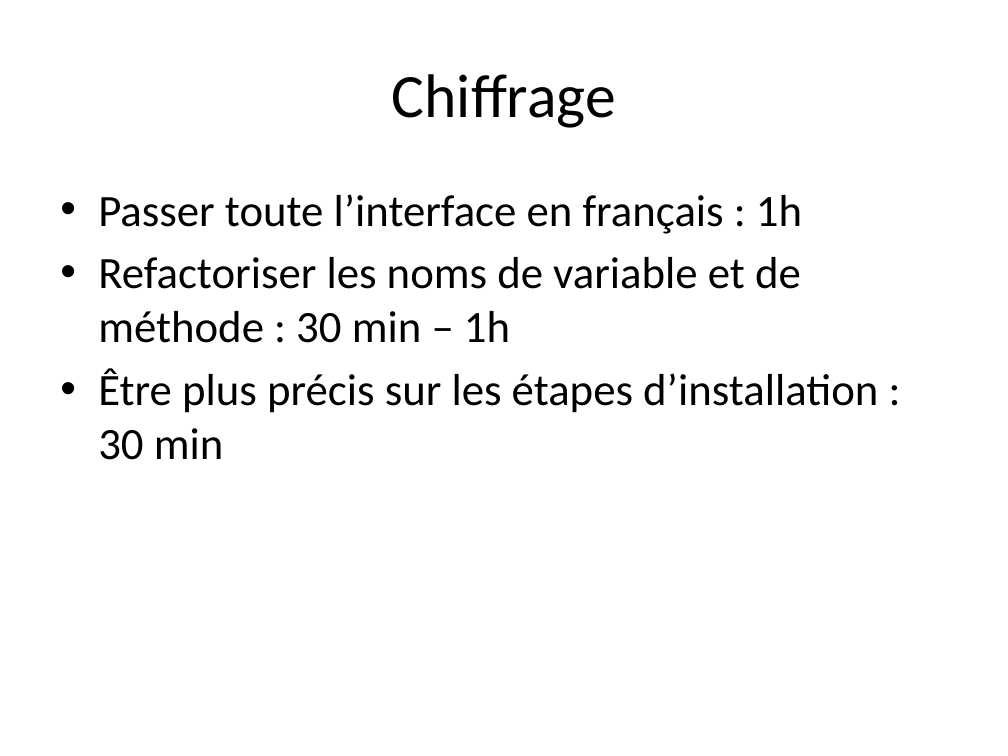
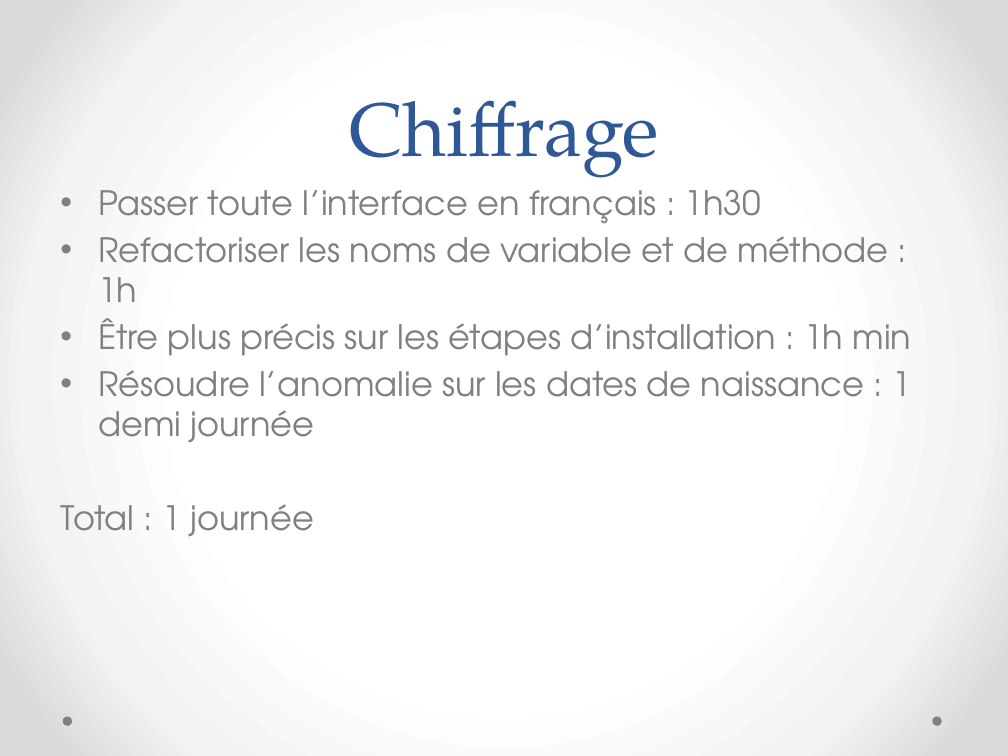
Before and after one commit to AtiLoik/Partiel_2_final, a slide deck: slide 4 of Compte rendu individuel/Benjamin/CR_partiel_boutrois.pptx (slide 3 before the commit). Drawn at 1008x756 pixels with LibreOffice and Linux fonts; fonts in the diff are those of the drawing. Boxes give left, top, right and bottom in pixels: in the first picture for what was removed or moved away, otherwise in the second. Text is boxed around its words. In the diff, an @@ line names an element or a change of style, - is before the commit and + after.

```diff
--- a/Compte rendu individuel/Benjamin/CR_partiel_boutrois.pptx
+++ b/Compte rendu individuel/Benjamin/CR_partiel_boutrois.pptx
@@ background #FFFFFF to gradient #FFFFFF to #F4F4F4 to #DADADA @@
@@ title "Chiffrage": place and size @@
-title "Chiffrage" at (392,74,616,128)
+title "Chiffrage" at (349,100,659,178)
@@ title "Chiffrage" at (349,100,659,178): size 44 to 54 pt, font Calibri to TeX Gyre Pagella, text colour #000000 to #2F5897; line spacing 1 to 58pt; vertical alignment middle to bottom @@
@@ text at (60,190,912,536): text changed; size 32 to 24 pt; font Calibri to TeX Gyre Adventor; text colour #000000 to #808080 @@
-• Passer toute l’interface en français : 1h
-• Refactoriser les noms de variable et de méthode : 30 min – 1h
-• Être plus précis sur les étapes d’installation : 30 min
+• Passer toute l’interface en français : 1h30
+• Refactoriser les noms de variable et de méthode : 1h
+• Être plus précis sur les étapes d’installation : 1h min
+• Résoudre l’anomalie sur les dates de naissance : 1 demi journée
+Total : 1 journée
@@ ellipse added at (62,717,72,726), fill #808080 @@
@@ ellipse added at (932,717,941,726), fill #808080 @@
```
Also in this commit, not shown: 2 other slides changed, 1 slide added.
